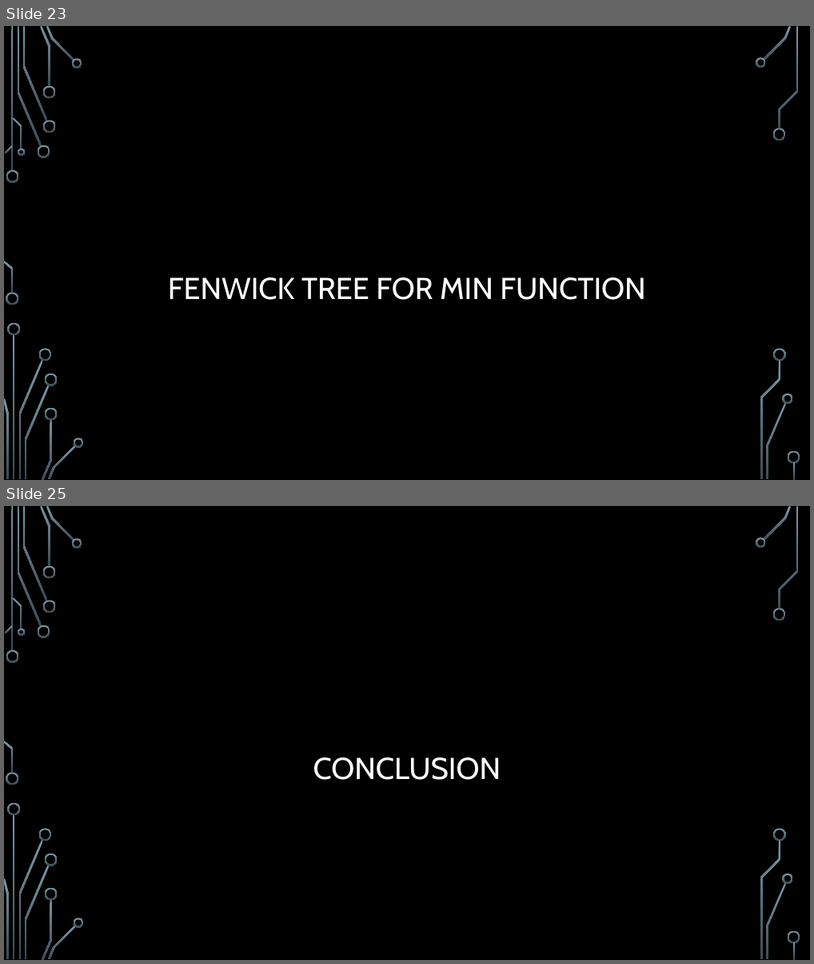
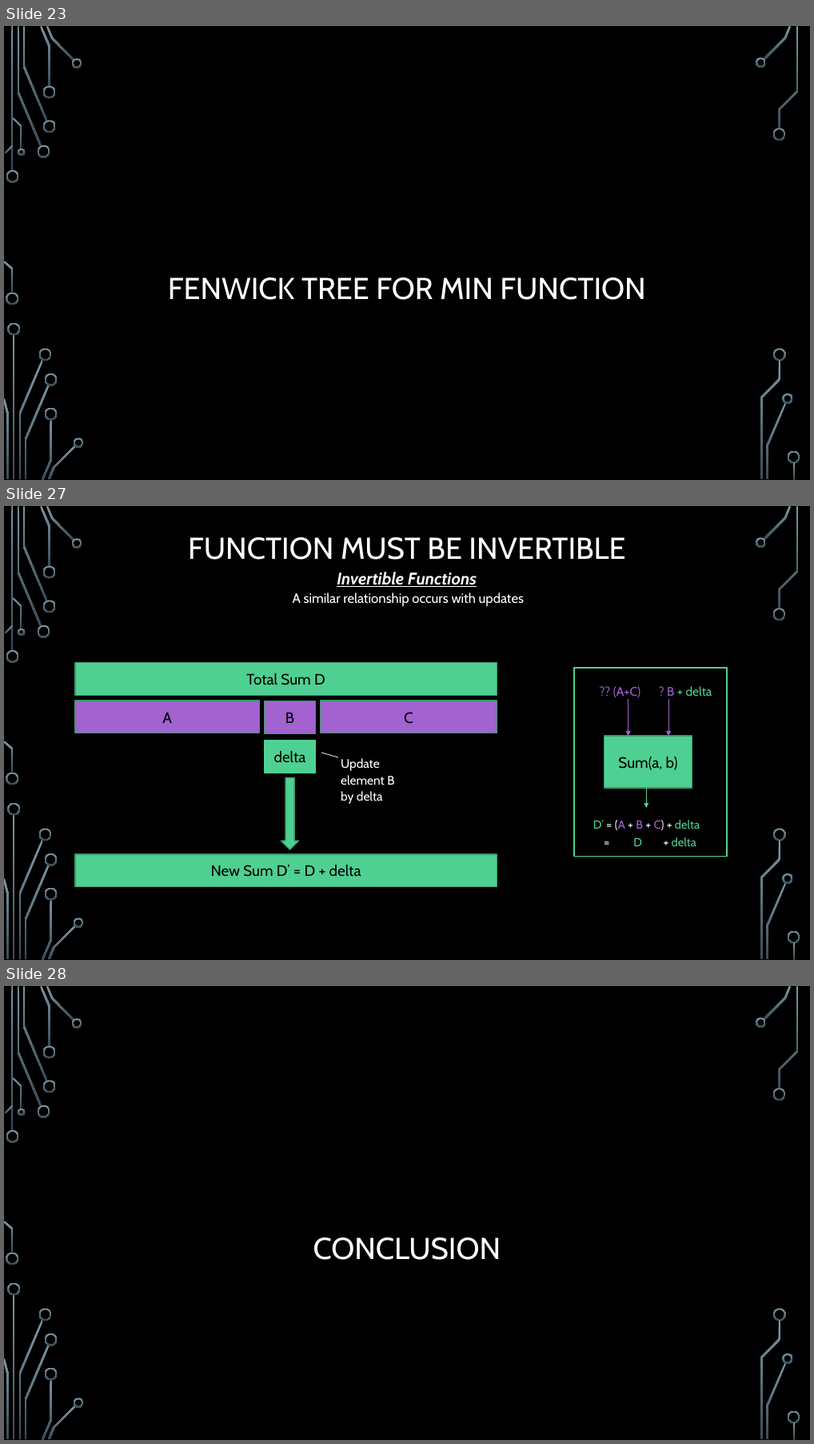
Before and after one commit to janiceeguo/advAlgo, a slide deck: slides/Trees-FenwickTrees.pptx. Shown one above the other, each under a label of ours: slides 23 and 25 before the commit, slides 23, 27 and 28 after it; the slides between them are not shown. The pictures are 814x964 and 814x1444 pixels, drawn with LibreOffice and Linux fonts; fonts in the diff are those of the drawing; background and template pictures are left out. Boxes give left, top, right and bottom in pixels: in the first picture for what was removed or moved away, otherwise in the second. Text is boxed around its words. In the diff, an @@ line names an element or a change of style, - is before the commit and + after.

```diff
--- a/slides/Trees-FenwickTrees.pptx
+++ b/slides/Trees-FenwickTrees.pptx
@@ slide 27 added at (4, 506, 810, 960), background picture (left out); not listed: 36 template elements that a slide beside it also shows @@
@@ title added at (188, 537, 626, 560), 36 pt, text #FFFFFF @@
+FUNCTION MUST BE INVERTIBLE
@@ text added at (337, 572, 477, 587), 20 pt, text #FFFFFF, bold, italic, underline @@
+Invertible Functions
@@ text added at (293, 592, 524, 606), 16 pt, text #FFFFFF @@
+A similar relationship occurs with updates
@@ rectangle added at (75, 663, 497, 696), fill #4FD093, outline #3A9A6D 1.25 pt, 18 pt, text #000000 @@
+Total Sum D
@@ group added at (574, 668, 727, 856): 3 arrows, 3 texts, 2 rectangles @@
+Sum(a, b)
+?? (A+C)
+? B + delta
+D’ = (A + B + C) + delta
+= D + delta
@@ rectangle added at (75, 700, 260, 733), fill #A262D0, outline #3A9A6D 1.25 pt, 18 pt, text #000000 @@
+A
@@ rectangle added at (264, 700, 315, 733), fill #A262D0, outline #3A9A6D 1.25 pt, 18 pt, text #000000 @@
+B
@@ rectangle added at (320, 700, 497, 733), fill #A262D0, outline #3A9A6D 1.25 pt, 18 pt, text #000000 @@
+C
@@ rectangle added at (264, 740, 315, 772), fill #4FD093, outline #4FD093 1.25 pt, 18 pt, text #000000 @@
+delta
@@ line added from (338, 757) to (322, 752), #FFFFFF 0.75 pt @@
@@ text added at (341, 758, 394, 804), 14.8 pt, text #FFFFFF @@
+Update element B by delta
@@ right arrow added at (282, 778, 299, 850), fill #4FD093, outline #3A9A6D 1.25 pt @@
@@ rectangle added at (75, 854, 497, 887), fill #4FD093, outline #3A9A6D 1.25 pt, 18 pt, text #000000 @@
+New Sum D’ = D + delta
@@ what was slide 25 is now slide 28 @@
```
Also in this commit, not shown: 2 slides changed, 2 other slides added, 3 other files.
